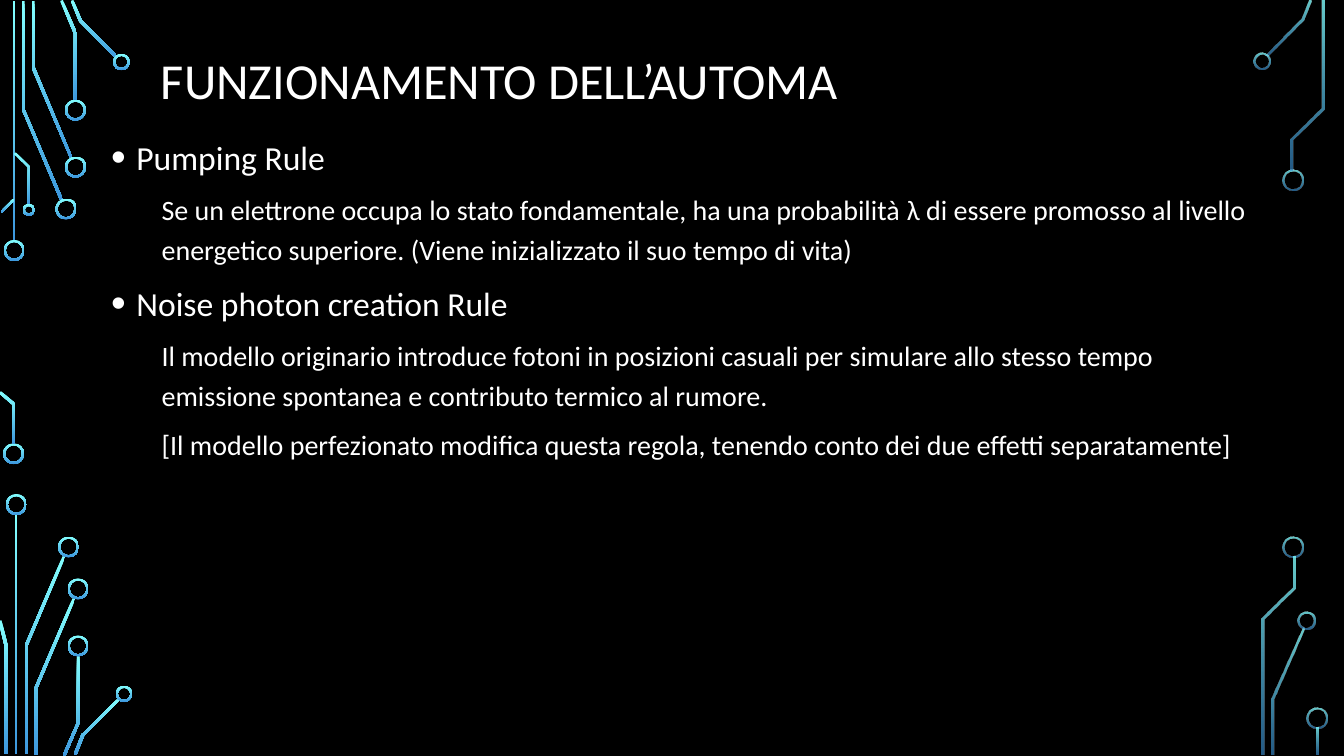
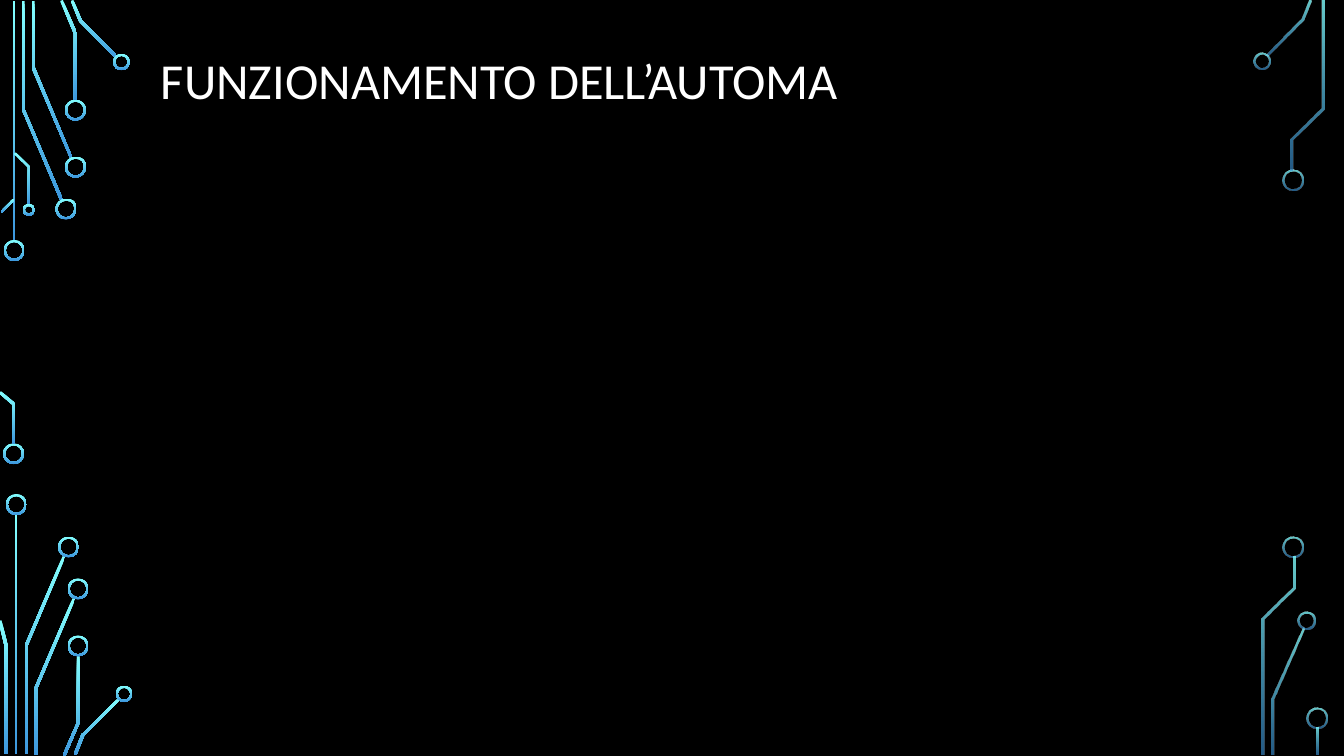
Before and after one commit to Frank01001/LASER-Dynamics-Simulation, a slide deck: slide 6 of Presentation/Presentazione Dispositivi.pptx. Drawn at 1344x756 pixels with LibreOffice and Linux fonts; fonts in the diff are those of the drawing; grey boxes stand for pictures; background and template pictures are left out. Boxes give left, top, right and bottom in pixels: in the first picture for what was removed or moved away, otherwise in the second. Text is boxed around its words. In the diff, an @@ line names an element or a change of style, - is before the commit and + after.

```diff
--- a/Presentation/Presentazione Dispositivi.pptx
+++ b/Presentation/Presentazione Dispositivi.pptx
@@ text removed at box(136, 146, 1245, 460) @@
-• Pumping Rule
-  Se un elettrone occupa lo stato fondamentale, ha una probabilità λ di essere promosso al livello energetico superiore. (Viene inizializzato il suo tempo di vita)
-• Noise photon creation Rule
-  Il modello originario introduce fotoni in posizioni casuali per simulare allo stesso tempo emissione spontanea e contributo termico al rumore.
-  [Il modello perfezionato modifica questa regola, tenendo conto dei due effetti separatamente]
```
Also in this commit, not shown: 10 other slides changed, 1 slide removed, 6 other files.
